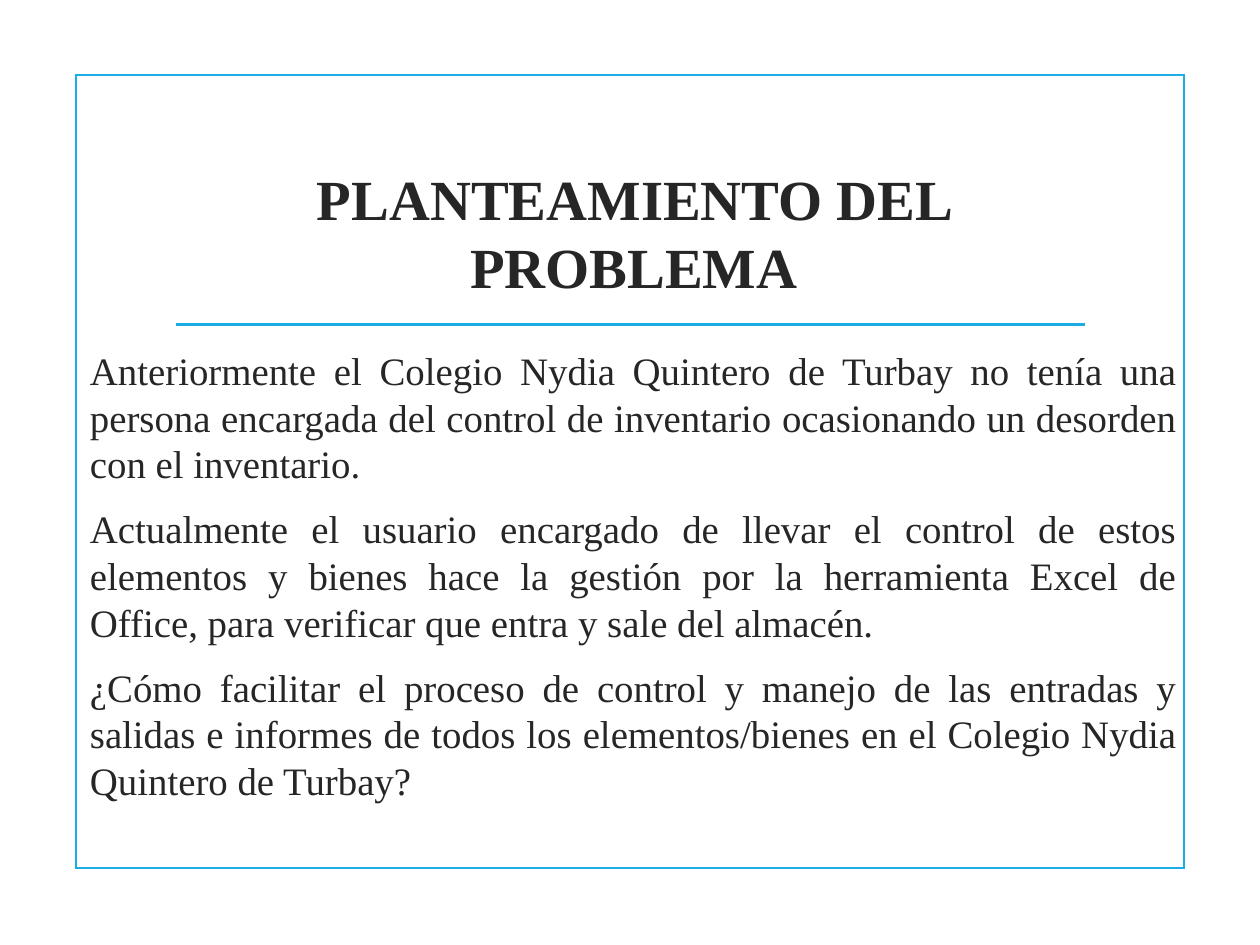
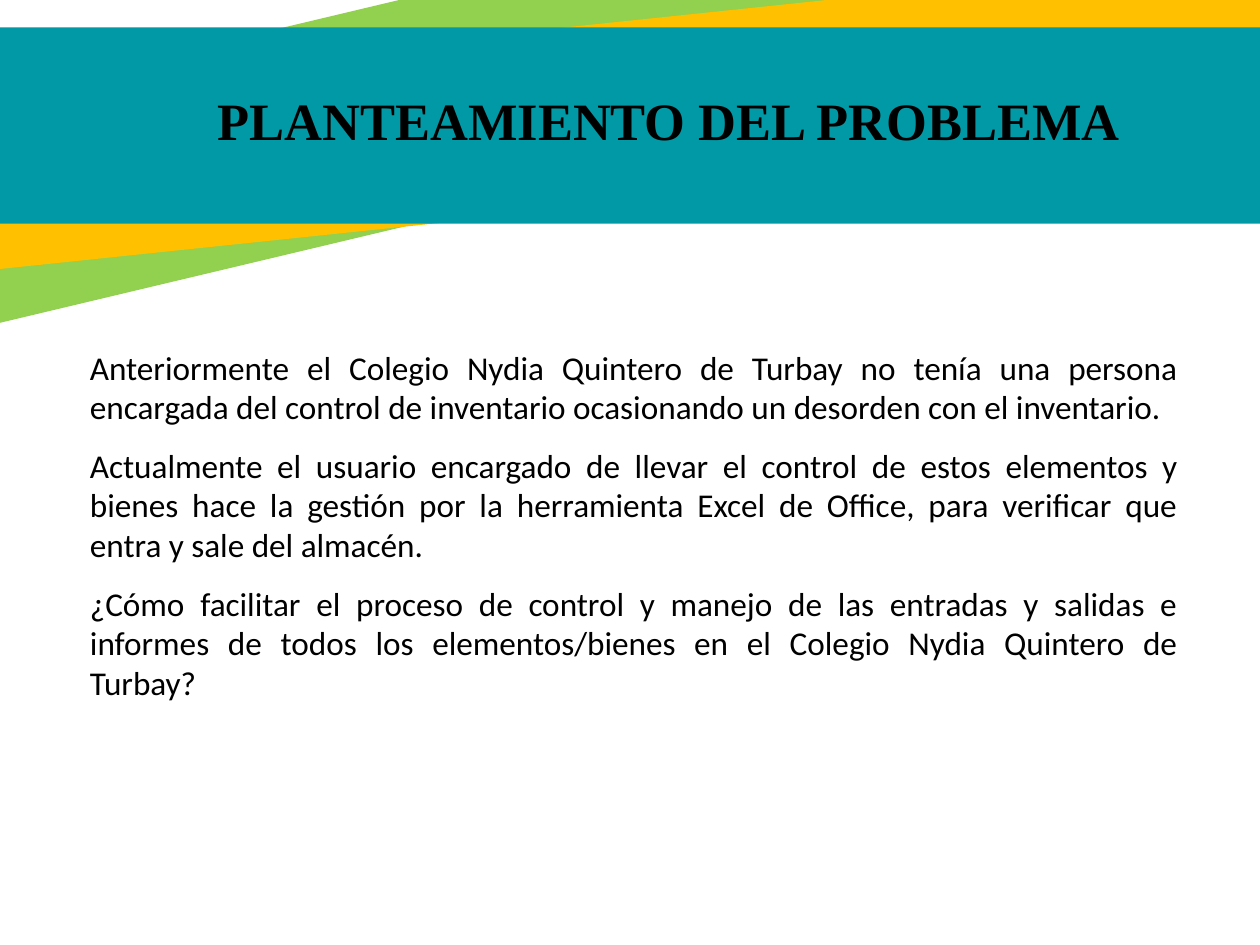
Before and after one commit to jackas779/proyecto, a slide deck: slide 6 of Presentación - Proyecto.pptx. Drawn at 1260x945 pixels with LibreOffice and Linux fonts; fonts in the diff are those of the drawing; background and template pictures are left out. Boxes give left, top, right and bottom in pixels: in the first picture for what was removed or moved away, otherwise in the second. Text is boxed around its words. In the diff, an @@ line names an element or a change of style, - is before the commit and + after.

```diff
--- a/Presentación - Proyecto.pptx
+++ b/Presentación - Proyecto.pptx
@@ rectangle added at (0,0,1260,387), fill #92D050 @@
@@ rectangle added at (0,0,1260,283), fill #FFC000 @@
@@ rectangle added at (0,28,1260,224), fill #0099A5 @@
@@ rectangle removed at (77,74,1184,868) @@
@@ text "PLANTEAMIENTO DEL PROBLEMA": place and size @@
-text "PLANTEAMIENTO DEL PROBLEMA" at (317,182,953,289)
+text "PLANTEAMIENTO DEL PROBLEMA" at (218,105,1120,141)
@@ text "PLANTEAMIENTO DEL PROBLEMA" at (218,105,1120,141): size 32.4 to 30 pt, text colour #262626 to #000000 @@
@@ line removed from (176, 325) to (1085, 325) @@
@@ text "Anteriormente el Colegio Nydia Quintero ..." at (90,357,1177,701): size 22.2 to 19 pt, font Times New Roman to Calibri, text colour #262626 to #000000 @@
```
Also in this commit, not shown: 24 other slides changed, 4 slides added, 3 slides removed.
